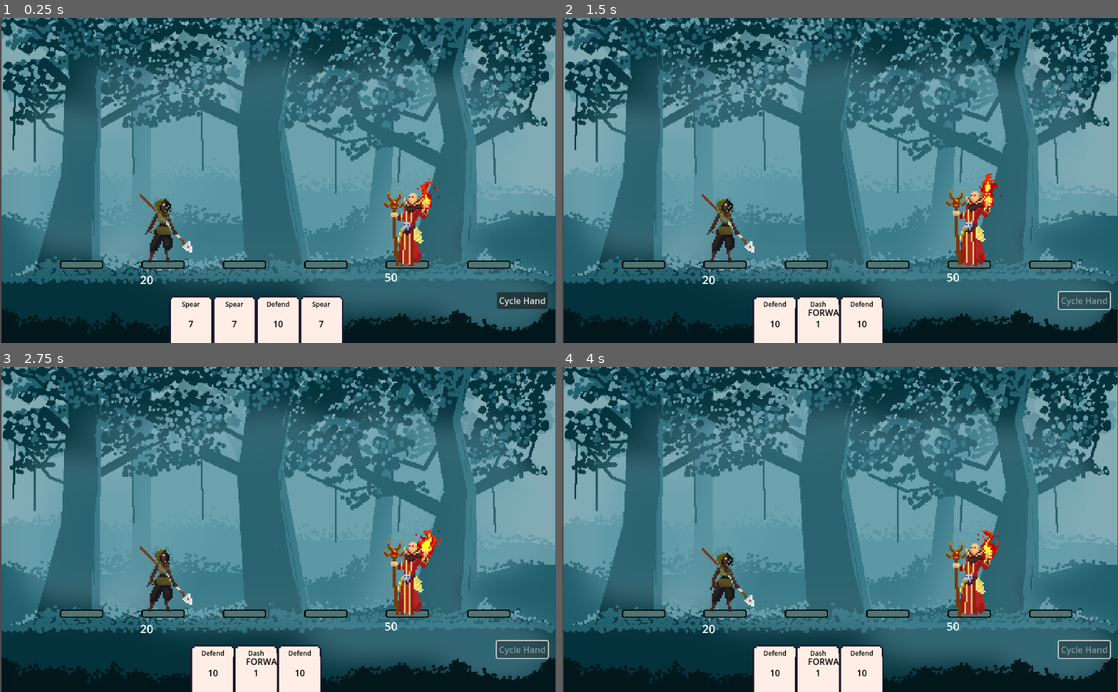
Above: before the commit, frames 1-4 (two rows, left to right).
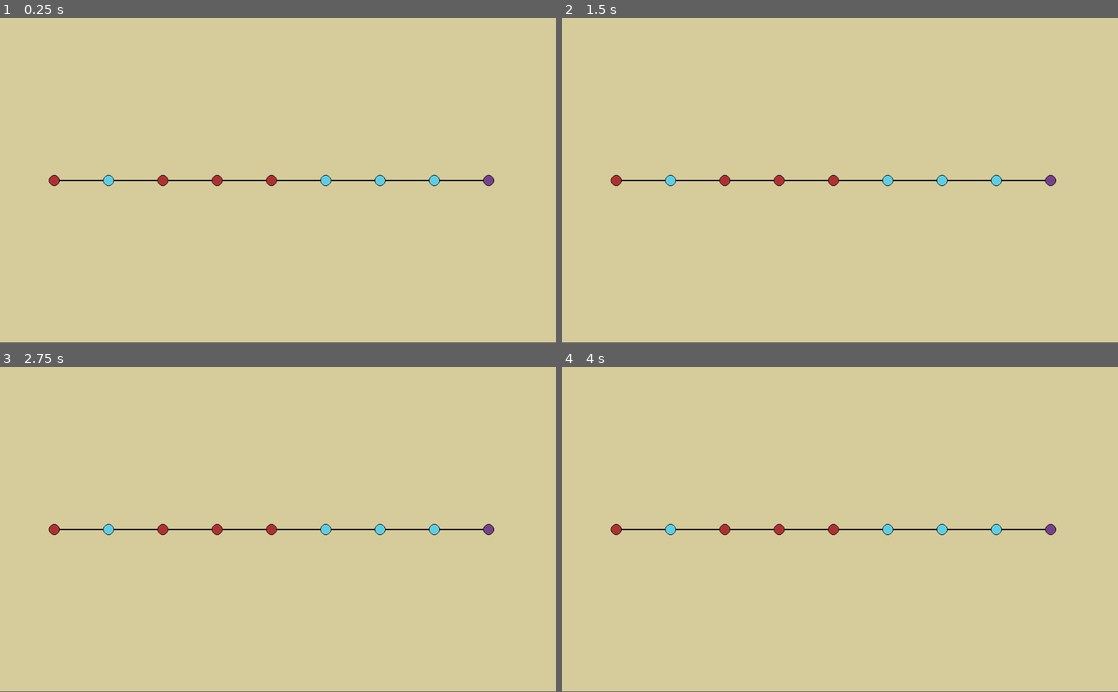
Above: after the commit, the same moments.

Repository: maxnovak/card-battle-time
Game: Godot game, scene res://Map/Map.tscn
Same seed, same stepped clock (60 frames per second), same inputs: the game is played once before the commit and once after it. Before the commit the project starts from res://Combat/Combat.tscn.
Inputs (mouse positions are in pixels of both pictures, inside the frame that each line leads up to):
- Up to frame 1 (0.25 s): no input
- Up to frame 2 (1.5 s): click (1084, 300) at 0.5 s, where only the run before the commit has a clickable "Cycle Hand"; move the mouse to (773, 323) at 1.27 s; click (773, 323) at 1.42 s
- Up to frame 3 (2.75 s): move the mouse to (255, 672) at 2.02 s; click (255, 672) at 2.17 s
- Up to frame 4 (4 s): move the mouse to (862, 672) at 2.77 s; click (862, 672) at 2.92 s; move the mouse to (812, 594) at 3.52 s; click (812, 594) at 3.67 s

The runs differ from the first frame. In frame 1, 100% of the frame differs, in the area x 0-100%, y 0-100%; in frame 2, 100%; in frame 3, 100%; in frame 4, 100%.

Commit message:
Have map generate random nodes ending with a boss

Diff:
--- a/Map/Location/Location.tscn
+++ b/Map/Location/Location.tscn
@@ -17,5 +17,13 @@
 [node name="CollisionShape2D" type="CollisionShape2D" parent="Area2D"]
 shape = SubResource("CircleShape2D_a8svm")
 
+[node name="Tooltip" type="Label" parent="."]
+offset_left = -67.0
+offset_top = 23.0
+offset_right = 67.0
+offset_bottom = 55.0
+horizontal_alignment = 1
+autowrap_mode = 2
+
 [connection signal="mouse_entered" from="Area2D" to="." method="_on_area_2d_mouse_entered"]
 [connection signal="mouse_exited" from="Area2D" to="." method="_on_area_2d_mouse_exited"]
--- a/Map/Location/location.gd
+++ b/Map/Location/location.gd
@@ -15,7 +15,9 @@
 func _on_area_2d_mouse_entered():
 	$Icon.scale = Vector2(2.0, 2.0)
 	$Area2D/CollisionShape2D.scale = Vector2(2.0, 2.0)
+	$Tooltip.text = LocationClass.TooltipMap.get(type, "")
 
 func _on_area_2d_mouse_exited():
 	$Icon.scale = Vector2(1.0, 1.0)
 	$Area2D/CollisionShape2D.scale = Vector2(1.0, 1.0)
+	$Tooltip.text = ""
--- a/Map/map.gd
+++ b/Map/map.gd
@@ -2,15 +2,26 @@
 
 const location = preload("res://Map/Location/Location.tscn")
 
+const LocationTypes = [
+	LocationClass.Types.BATTLE,
+	LocationClass.Types.CARD,
+]
+var rng = RandomNumberGenerator.new()
+
 func _ready():
 	var previousLocation: Node2D
-	for i in range(4):
+	for i in range(8):
 		var spot = location.instantiate()
-		spot.type = LocationClass.LocationTypes.BATTLE
+		spot.type = LocationTypes[rng.randi_range(0, LocationTypes.size()-1)]
 		spot.parent = previousLocation
 		spot.position = Vector2(i*100+100, 300)
 		add_child(spot, true)
 		previousLocation = spot
+	var spot = location.instantiate()
+	spot.type = LocationClass.Types.BOSS
+	spot.parent = previousLocation
+	spot.position = Vector2(8*100+100, 300)
+	add_child(spot, true)
 
 func _draw():
 	for location in find_children("Location*", "Node2D", true, false):
--- a/project.godot
+++ b/project.godot
@@ -11,7 +11,7 @@
 [application]
 
 config/name="card-battle-time"
-run/main_scene="res://Combat/Combat.tscn"
+run/main_scene="res://Map/Map.tscn"
 config/features=PackedStringArray("4.2", "Forward Plus")
 config/icon="res://icon.svg"
 
